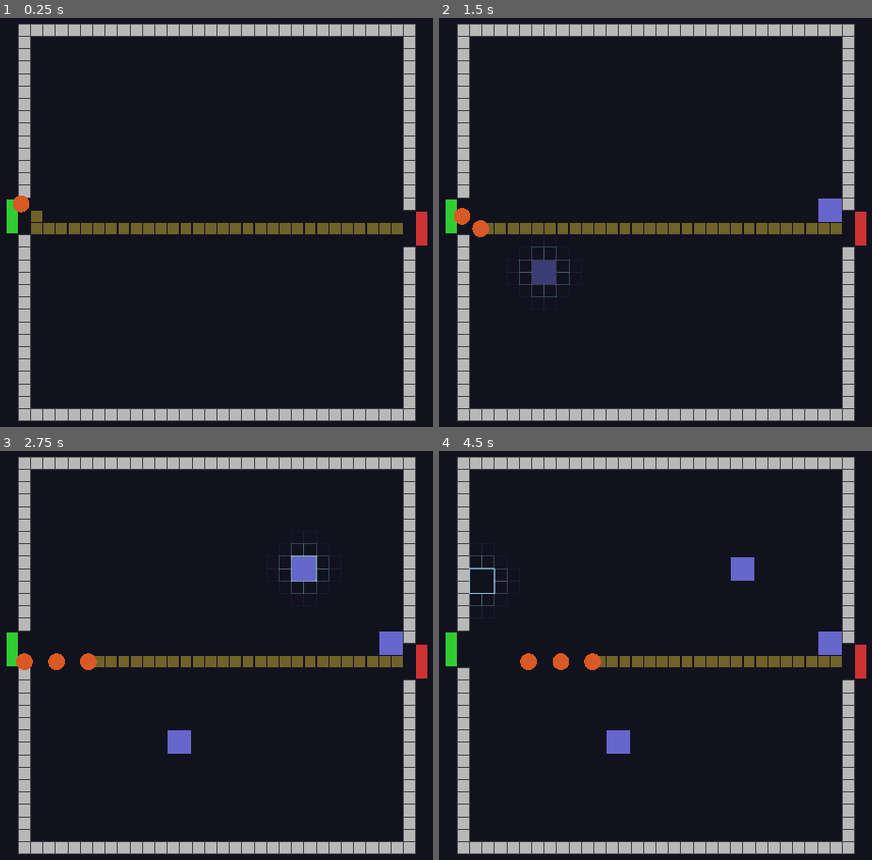
Above: before the commit, frames 1-4 (two rows, left to right).
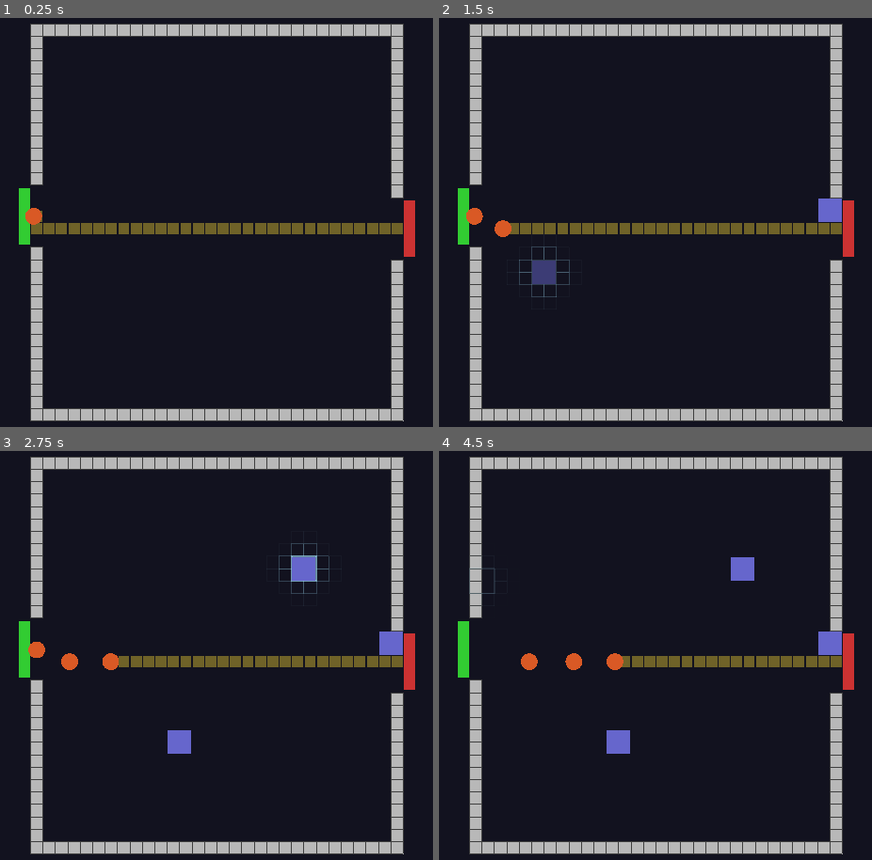
Above: after the commit, the same moments.

Repository: TimGoergen/critter-quitters
Game: Godot game, scene res://Main.tscn
Two runs of this game, one before a commit and one after it. Both use one fixed random seed, a clock stepped at 60 frames per second and the inputs below.
Inputs (mouse positions are in pixels of both pictures, inside the frame that each line leads up to):
- Up to frame 1 (0.25 s): no input
- Up to frame 2 (1.5 s): move the mouse to (820, 202) at 0.52 s; click (820, 202) at 0.67 s; tap Enter at 1.25 s; drag from (503, 242) to (616, 308) at 1.27 s
- Up to frame 3 (2.75 s): move the mouse to (290, 561) at 2.02 s; click (290, 561) at 2.17 s
- Up to frame 4 (4.5 s): drag from (616, 741) to (outside the picture) at 2.77 s; move the mouse to (outside the picture) at 3.52 s; click (outside the picture) at 3.67 s; drag from (outside the picture) to (542, 549) at 4.27 s

The runs differ from the first frame. In frame 1, 10% of the frame differs, in the area x 1-99%, y 1-99%; in frame 2, 11%; in frame 3, 11%; in frame 4, 11%.

Commit message:
Redesign arena wall model and widen entrance/exit gaps to 5 cells
Wall cells (new WALL state in Grid) now occupy the border columns inside
the 30x30 floor rather than being purely visual geometry outside the grid.
The gap rows are the only passable/buildable openings in those columns,
making it natural to target and place traps at the entrance/exit edges.

- Add WALL CellState: impassable, not buildable, permanent (distinct from
  removable OBSTACLE)
- Mark all non-gap cells in columns 0 and 29 as WALL at run start
- Move left/right wall visuals from column -1/30 (outside grid) to column
  0/29 (inside grid); shrink top/bottom walls to grid width to match
- Widen entrance and exit gaps from 3 rows to 5 rows; update wall marking,
  entrance_rows, zone markers, _can_place_at, and _find_shortest_exit_path
- Simplify enemy paths: gap cells are now grid path endpoints so the
  separate wall_in/wall_out steps are removed; outside approach shrinks
  from 2 cells to 1

Co-Authored-By: Claude Sonnet 4.6 <noreply@anthropic.com>

Diff:
--- a/game/arena/Arena.gd
+++ b/game/arena/Arena.gd
@@ -108,29 +108,44 @@
 	var entrance := Vector2i(0, 14)
 	var exit     := Vector2i(29, 15)
 
-	_spawn_cell   = Vector2i(entrance.x - 2, entrance.y)
-	_despawn_cell = Vector2i(exit.x + 2, exit.y)
-
-	# Three rows the enemy may enter from; gap is centred on the canonical row.
-	for i in range(3):
-		_entrance_rows.append(entrance.y - 1 + i)   # [13, 14, 15]
-
-	# Mark the centre entrance/exit cells first, then the two flanking cells.
+	_spawn_cell   = Vector2i(entrance.x - 1, entrance.y)
+	_despawn_cell = Vector2i(exit.x + 1, exit.y)
+
+	# Five rows the enemy may enter from; gap is centred on the canonical row.
+	for i in range(5):
+		_entrance_rows.append(entrance.y - 2 + i)   # [12, 13, 14, 15, 16]
+
+	# Mark the centre entrance/exit cells first, then the four flanking cells.
 	# Done before pathfinder.initialize() so cell_changed isn't connected yet
 	# and won't fire premature recalculations.
 	_grid.setup_run(entrance, exit)
+	_grid.set_cell(Vector2i(entrance.x, entrance.y - 2), Grid.CellState.ENTRANCE)
 	_grid.set_cell(Vector2i(entrance.x, entrance.y - 1), Grid.CellState.ENTRANCE)
 	_grid.set_cell(Vector2i(entrance.x, entrance.y + 1), Grid.CellState.ENTRANCE)
+	_grid.set_cell(Vector2i(entrance.x, entrance.y + 2), Grid.CellState.ENTRANCE)
+	_grid.set_cell(Vector2i(exit.x, exit.y - 2), Grid.CellState.EXIT)
 	_grid.set_cell(Vector2i(exit.x, exit.y - 1), Grid.CellState.EXIT)
 	_grid.set_cell(Vector2i(exit.x, exit.y + 1), Grid.CellState.EXIT)
+	_grid.set_cell(Vector2i(exit.x, exit.y + 2), Grid.CellState.EXIT)
+
+	# Mark all non-gap cells in the left and right border columns as WALL.
+	# The wall sits on the arena floor (columns 0 and 29); the gap rows are the
+	# only passable openings in those columns.
+	var ent_gap := [entrance.y - 2, entrance.y - 1, entrance.y, entrance.y + 1, entrance.y + 2]
+	var ex_gap  := [exit.y - 2, exit.y - 1, exit.y, exit.y + 1, exit.y + 2]
+	for row in range(Grid.GRID_SIZE):
+		if row not in ent_gap:
+			_grid.set_cell(Vector2i(entrance.x, row), Grid.CellState.WALL)
+		if row not in ex_gap:
+			_grid.set_cell(Vector2i(exit.x, row), Grid.CellState.WALL)
 
 	GameState.start_run(entrance, exit)
 	_pathfinder.initialize(_grid)
 	_pathfinder.path_updated.connect(_on_path_updated)
 
 	# Spawn one elongated marker covering all 3 rows for entrance and exit.
-	_spawn_zone_marker(_spawn_cell,   3, COLOR_ENTRANCE)
-	_spawn_zone_marker(_despawn_cell, 3, COLOR_EXIT)
+	_spawn_zone_marker(_spawn_cell,   5, COLOR_ENTRANCE)
+	_spawn_zone_marker(_despawn_cell, 5, COLOR_EXIT)
 
 	_setup_grid_highlight()
 	_spawn_arena_border()
@@ -342,7 +357,7 @@
 	if open_ent.is_empty():
 		return false
 
-	var ex_rows := [GameState.exit_cell.y - 1, GameState.exit_cell.y, GameState.exit_cell.y + 1]
+	var ex_rows := [GameState.exit_cell.y - 2, GameState.exit_cell.y - 1, GameState.exit_cell.y, GameState.exit_cell.y + 1, GameState.exit_cell.y + 2]
 	var open_ex: Array[Vector2i] = []
 	for row in ex_rows:
 		var c := Vector2i(ex_x, row)
@@ -378,10 +393,8 @@
 			full = _build_full_path(grid_path, current.y)
 		else:
 			var exit_row: int = grid_path.back().y
-			var wall_out := Vector2i(_despawn_cell.x - 1, exit_row)
-			var despawn  := Vector2i(_despawn_cell.x,     exit_row)
+			var despawn  := Vector2i(_despawn_cell.x, exit_row)
 			full.append_array(grid_path)
-			full.append(wall_out)
 			full.append(despawn)
 		enemy.update_path(full)
 		_display_path = grid_path
@@ -509,7 +522,7 @@
 	var exit_x := GameState.exit_cell.x
 	var exit_y := GameState.exit_cell.y
 	var shortest: Array[Vector2i] = []
-	for row in [exit_y - 1, exit_y, exit_y + 1]:
+	for row in [exit_y - 2, exit_y - 1, exit_y, exit_y + 1, exit_y + 2]:
 		var path := _pathfinder.find_path_from(start, Vector2i(exit_x, row))
 		if path.is_empty():
 			continue
@@ -518,18 +531,16 @@
 	return shortest
 
 
-## Builds the full enemy path: outside spawn → wall gap → grid → wall gap → outside despawn.
+## Builds the full enemy path: outside spawn → grid (entrance gap first) → outside despawn.
 ## spawn_row selects which entrance row this enemy uses.
 ## The exit row is derived from the last cell of grid_path (the nearest exit opening).
+## The entrance and exit gap cells are part of the grid path, so no separate wall steps.
 func _build_full_path(grid_path: Array[Vector2i], spawn_row: int) -> Array[Vector2i]:
-	var outside_spawn := Vector2i(_spawn_cell.x,     spawn_row)
-	var wall_in       := Vector2i(_spawn_cell.x + 1, spawn_row)
+	var outside_spawn := Vector2i(_spawn_cell.x, spawn_row)
 	var exit_row: int = grid_path.back().y
-	var wall_out      := Vector2i(_despawn_cell.x - 1, exit_row)
-	var despawn       := Vector2i(_despawn_cell.x,     exit_row)
-	var full: Array[Vector2i] = [outside_spawn, wall_in]
+	var despawn       := Vector2i(_despawn_cell.x, exit_row)
+	var full: Array[Vector2i] = [outside_spawn]
 	full.append_array(grid_path)
-	full.append(wall_out)
 	full.append(despawn)
 	return full
 
@@ -595,7 +606,7 @@
 			break
 		for dc in range(2):
 			var s := _grid.get_cell(Vector2i(anchor.x + dc, anchor.y + dr))
-			if s == Grid.CellState.TRAP or s == Grid.CellState.OBSTACLE:
+			if s == Grid.CellState.TRAP or s == Grid.CellState.OBSTACLE or s == Grid.CellState.WALL:
 				blocked = true
 				break
 
@@ -725,13 +736,13 @@
 	var cs   := Grid.CELL_SIZE
 
 	# 3-cell gaps: one cell above and one cell below the canonical entrance/exit row.
-	var ent_top := (GameState.entrance_cell.y - 1) * cs - half
-	var ent_bot := (GameState.entrance_cell.y + 2) * cs - half
-
-	var ex_top  := (GameState.exit_cell.y - 1) * cs - half
-	var ex_bot  := (GameState.exit_cell.y  + 2) * cs - half
-
-	var full_w := (Grid.GRID_SIZE + 2) * cs
+	var ent_top := (GameState.entrance_cell.y - 2) * cs - half
+	var ent_bot := (GameState.entrance_cell.y + 3) * cs - half
+
+	var ex_top  := (GameState.exit_cell.y - 2) * cs - half
+	var ex_bot  := (GameState.exit_cell.y  + 3) * cs - half
+
+	var full_w := Grid.GRID_SIZE * cs
 
 	# --- Fill slabs (light gray) ---
 	_spawn_wall_slab(Vector3(0.0, 0.0, -half - cs * 0.5), Vector2(full_w, cs))
@@ -739,24 +750,24 @@
 
 	var lup  := ent_top - (-half)
 	var lbot := half - ent_bot
-	if lup  > 0.0: _spawn_wall_slab(Vector3(-half - cs * 0.5, 0.0, -half + lup  * 0.5), Vector2(cs, lup))
-	if lbot > 0.0: _spawn_wall_slab(Vector3(-half - cs * 0.5, 0.0,  ent_bot + lbot * 0.5), Vector2(cs, lbot))
+	if lup  > 0.0: _spawn_wall_slab(Vector3(-half + cs * 0.5, 0.0, -half + lup  * 0.5), Vector2(cs, lup))
+	if lbot > 0.0: _spawn_wall_slab(Vector3(-half + cs * 0.5, 0.0,  ent_bot + lbot * 0.5), Vector2(cs, lbot))
 
 	var rup  := ex_top - (-half)
 	var rbot := half - ex_bot
-	if rup  > 0.0: _spawn_wall_slab(Vector3( half + cs * 0.5, 0.0, -half + rup  * 0.5), Vector2(cs, rup))
-	if rbot > 0.0: _spawn_wall_slab(Vector3( half + cs * 0.5, 0.0,  ex_bot + rbot * 0.5), Vector2(cs, rbot))
+	if rup  > 0.0: _spawn_wall_slab(Vector3( half - cs * 0.5, 0.0, -half + rup  * 0.5), Vector2(cs, rup))
+	if rbot > 0.0: _spawn_wall_slab(Vector3( half - cs * 0.5, 0.0,  ex_bot + rbot * 0.5), Vector2(cs, rbot))
 
 	# --- Cell border lines (dark gray, one grid per wall cell) ---
 	var im := ImmediateMesh.new()
 	im.surface_begin(Mesh.PRIMITIVE_LINES)
 
-	_draw_wall_cell_borders(im, -(half + cs), half + cs, -(half + cs), -half)
-	_draw_wall_cell_borders(im, -(half + cs), half + cs,  half,         half + cs)
-	if lup  > 0.0: _draw_wall_cell_borders(im, -(half + cs), -half, -half,   ent_top)
-	if lbot > 0.0: _draw_wall_cell_borders(im, -(half + cs), -half,  ent_bot, half)
-	if rup  > 0.0: _draw_wall_cell_borders(im,  half, half + cs, -half,   ex_top)
-	if rbot > 0.0: _draw_wall_cell_borders(im,  half, half + cs,  ex_bot,  half)
+	_draw_wall_cell_borders(im, -half, half, -(half + cs), -half)
+	_draw_wall_cell_borders(im, -half, half,  half,         half + cs)
+	if lup  > 0.0: _draw_wall_cell_borders(im, -half, -half + cs, -half,   ent_top)
+	if lbot > 0.0: _draw_wall_cell_borders(im, -half, -half + cs,  ent_bot, half)
+	if rup  > 0.0: _draw_wall_cell_borders(im,  half - cs, half, -half,   ex_top)
+	if rbot > 0.0: _draw_wall_cell_borders(im,  half - cs, half,  ex_bot,  half)
 
 	im.surface_end()
 
--- a/game/arena/Grid.gd
+++ b/game/arena/Grid.gd
@@ -38,8 +38,9 @@
 	EMPTY,     # Nothing here — passable by pests, available for trap placement
 	TRAP,      # Player-placed trap — impassable, can be sold or upgraded
 	OBSTACLE,  # Arena Evolution obstacle — impassable, cannot be removed by player
-	ENTRANCE,  # Pest entry point — passable, cannot be built on
-	EXIT,      # Pest destination — passable, cannot be built on
+	WALL,      # Permanent arena border wall — impassable, never buildable or removable
+	ENTRANCE,  # Pest entry point (gap in left wall) — passable, buildable with path check
+	EXIT,      # Pest destination (gap in right wall) — passable, buildable with path check
 }
 
 
